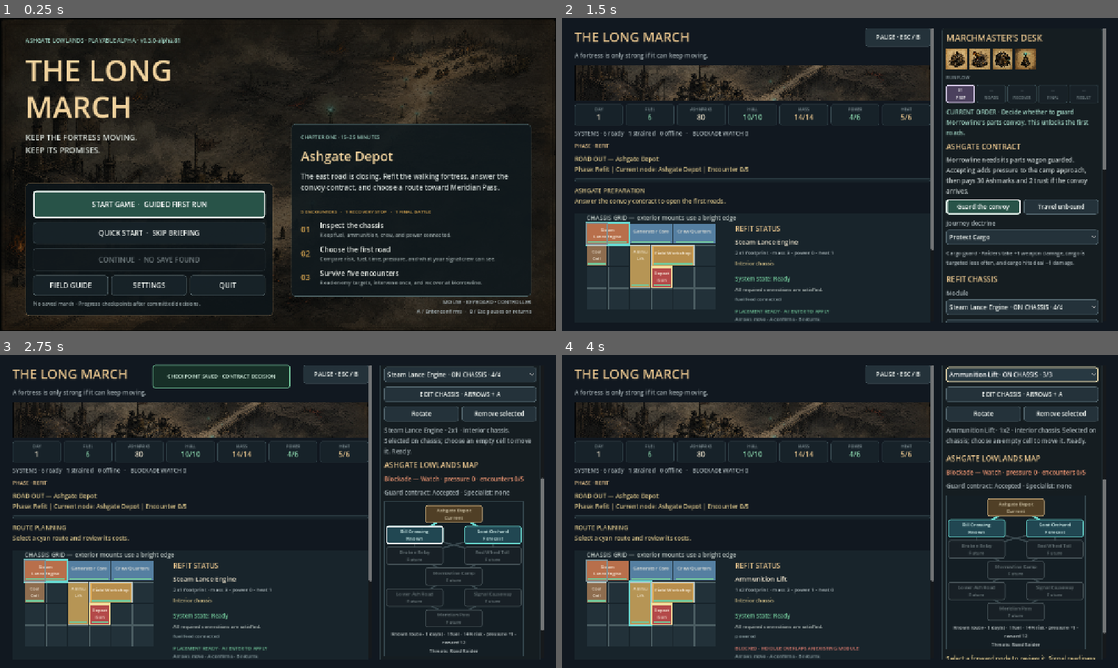
Above: before the commit, frames 1-4 (two rows, left to right).
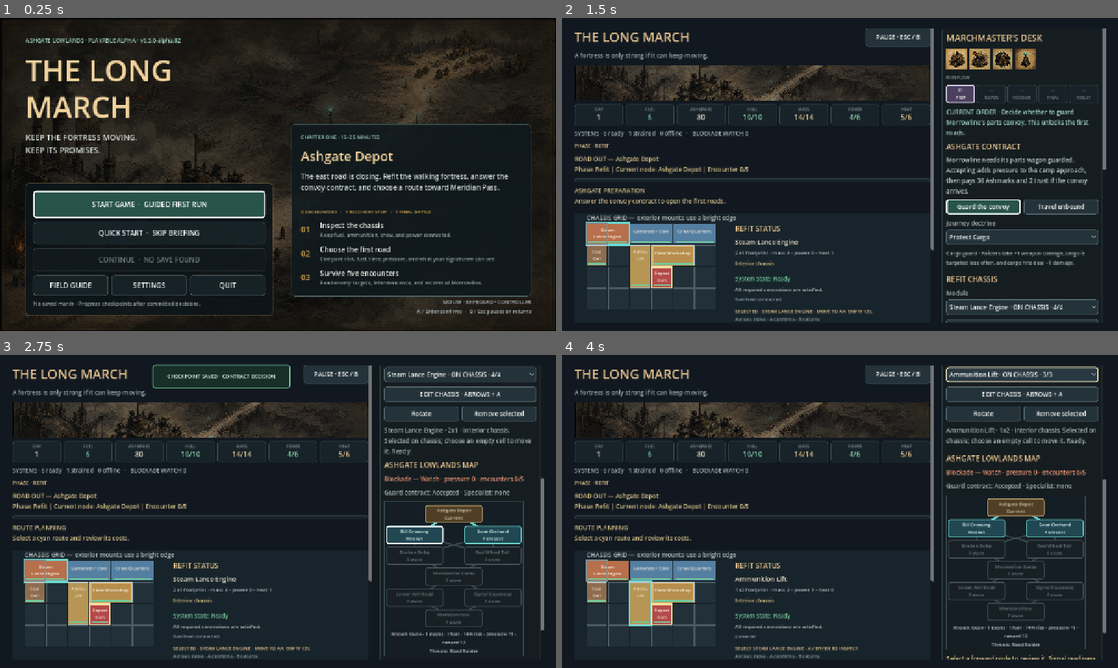
Above: after the commit, the same moments.

Repository: raphaelroshan/the-long-march
Game: Godot game, scene res://scenes/App.tscn
Same seed, same stepped clock (60 frames per second), same inputs: the game is played once before the commit and once after it.
Inputs:
- Up to frame 1 (0.25 s): no input
- Up to frame 2 (1.5 s): click "START GAME · GUIDED FIRST RUN" at 0.5 s; click "SKIP BRIEFING" at 1.25 s
- Up to frame 3 (2.75 s): click "Guard the convoy" at 2 s
- Up to frame 4 (4 s): click "Steam Lance Engine · ON CHASS…" at 2.75 s; click "EDIT CHASSIS · ARROWS + A" at 3.5 s

The runs differ from the first frame. In frame 1, less than 0.1% of the frame differs, in the area x 31-33%, y 6-8%; in frame 2, 0.2%, in the area x 31-56%, y 93-95%; in frame 3, 0.2%; in frame 4, 0.2%.

Commit message:
Clarify live chassis placement feedback

Diff:
--- a/project.godot
+++ b/project.godot
@@ -4,7 +4,7 @@
 
 [application]
 config/name="The Long March"
-config/version="0.3.0-alpha.81"
+config/version="0.3.0-alpha.82"
 run/main_scene="res://scenes/App.tscn"
 config/features=PackedStringArray("4.4", "GL Compatibility")
 
--- a/src/ui/main.gd
+++ b/src/ui/main.gd
@@ -2006,6 +2006,13 @@
 		return state.validate_module_reposition(selected_cell, cursor_cell, placement_rotated)
 
 	func placement_status_text() -> String:
+		if state != null:
+			var hovered := state.module_at(cursor_cell)
+			if not hovered.is_empty():
+				var hovered_name := String(state.module_definition(String(hovered.get("id", ""))).get("name", "module")).to_upper()
+				if selected_cell in state.occupied_cells(hovered):
+					return "SELECTED · %s · MOVE TO AN EMPTY CELL" % hovered_name
+				return "SELECT %s · A / ENTER TO INSPECT" % hovered_name
 		var validation := _placement_validation()
 		if bool(validation.get("ok", false)):
 			return "PLACEMENT READY · A / ENTER TO APPLY"
@@ -2070,6 +2077,8 @@
 	func _draw_preview() -> void:
 		if state == null or not state.can_refit() or placement_module_id.is_empty():
 			return
+		if not state.module_at(cursor_cell).is_empty():
+			return
 		var exterior: bool = "exterior" in state.module_definition(placement_module_id).get("tags", [])
 		var validation := _placement_validation()
 		var preview := state.module_instance(placement_module_id, cursor_cell, exterior, placement_rotated)
@@ -2102,8 +2111,10 @@
 			draw_string(ThemeDB.fallback_font, Vector2(x, 154), "Pending module: choose an empty cell", HORIZONTAL_ALIGNMENT_LEFT, 320, 12, Color("#b9c3bf"))
 			draw_string(ThemeDB.fallback_font, Vector2(x, 178), "Connections are evaluated after placement.", HORIZONTAL_ALIGNMENT_LEFT, 320, 11, Color("#8fa3a7"))
 		if state.can_refit():
+			var hovered := state.module_at(cursor_cell)
 			var placement_validation := _placement_validation()
-			draw_string(ThemeDB.fallback_font, Vector2(x, 228), placement_status_text(), HORIZONTAL_ALIGNMENT_LEFT, 320, 11, Color("#73c99b") if bool(placement_validation.get("ok", false)) else Color("#ef8375"))
+			var status_color := Color("#f0cf96") if not hovered.is_empty() else (Color("#73c99b") if bool(placement_validation.get("ok", false)) else Color("#ef8375"))
+			draw_string(ThemeDB.fallback_font, Vector2(x, 228), placement_status_text(), HORIZONTAL_ALIGNMENT_LEFT, 320, 11, status_color)
 			draw_string(ThemeDB.fallback_font, Vector2(x, 246), "Arrows move · A confirms · B returns", HORIZONTAL_ALIGNMENT_LEFT, 320, 11, Color("#8fa3a7"))
 		else:
 			draw_string(ThemeDB.fallback_font, Vector2(x, 228), "Select another module to inspect battle damage.", HORIZONTAL_ALIGNMENT_LEFT, 320, 11, Color("#b9c3bf"))
--- a/tests/test_prototype_flow.gd
+++ b/tests/test_prototype_flow.gd
@@ -135,13 +135,20 @@
 	game.focus_chassis_button.pressed.emit()
 	await process_frame
 	_expect(game.fortress_panel.has_focus() and game.fortress_panel.cursor_cell == game.selected_module_cell, "Edit Chassis should focus the selected module cell")
-	_expect(game.fortress_panel.placement_status_text().begins_with("PLACEMENT READY"), "the chassis should confirm a valid move before input is committed")
+	_expect(game.fortress_panel.placement_status_text().begins_with("SELECTED") and game.fortress_panel.placement_status_text().contains("STEAM LANCE ENGINE"), "the chassis should identify the selected module under its cursor")
 	var chassis_right := InputEventAction.new()
 	chassis_right.action = "ui_right"
 	chassis_right.pressed = true
 	game.fortress_panel._gui_input(chassis_right)
-	_expect(game.fortress_panel.cursor_cell == Vector2i(1, 0), "focused chassis controls should move the gold cursor with directional input")
+	var chassis_down := InputEventAction.new()
+	chassis_down.action = "ui_down"
+	chassis_down.pressed = true
+	game.fortress_panel._gui_input(chassis_down)
+	_expect(game.fortress_panel.cursor_cell == Vector2i(1, 1), "focused chassis controls should move the gold cursor with directional input")
 	_expect(game.fortress_panel.placement_status_text().contains("BLOCKED") and game.fortress_panel.placement_status_text().contains("OVERLAPS"), "the chassis should explain an invalid preview before the player commits it")
+	game.fortress_panel._gui_input(chassis_down)
+	game.fortress_panel._gui_input(chassis_down)
+	_expect(game.fortress_panel.cursor_cell == Vector2i(1, 3) and game.fortress_panel.placement_status_text().begins_with("PLACEMENT READY"), "the chassis should confirm a valid move before the player commits it")
 	var chassis_cancel := InputEventAction.new()
 	chassis_cancel.action = "ui_cancel"
 	chassis_cancel.pressed = true
Not shown, changed: export_presets.cfg
Not shown, changed: docs/decision_log.md
